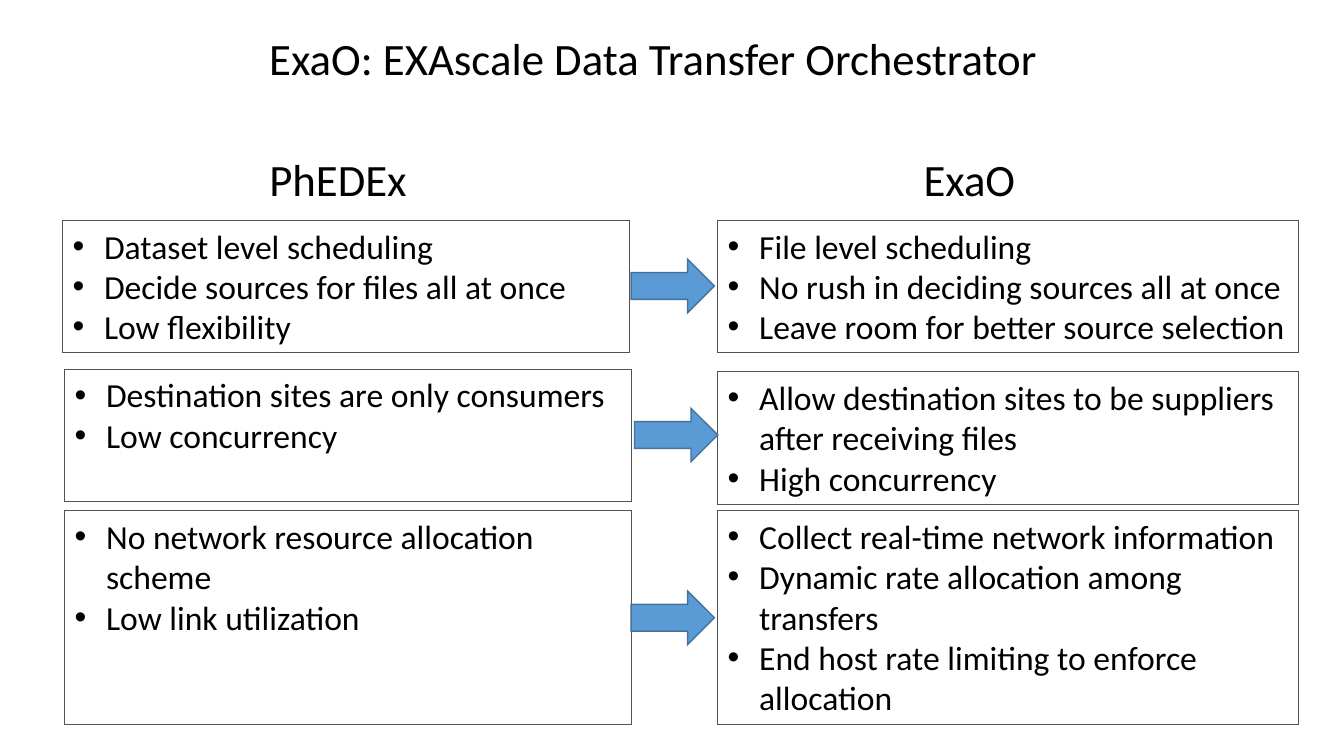
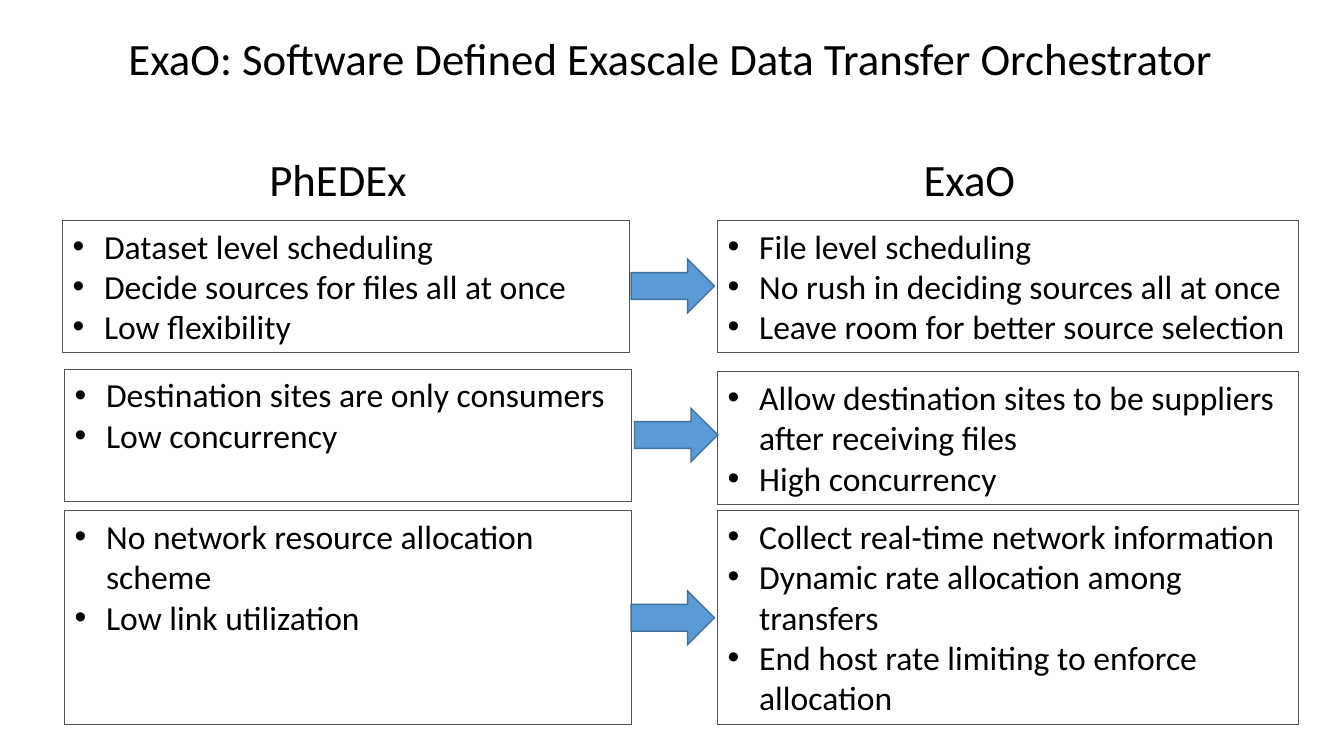
Before and after one commit to snlab/sc16, a slide deck: slide 3 of slides/cms-demo-v0.pptx. Drawn at 1344x756 pixels with LibreOffice and Linux fonts; fonts in the diff are those of the drawing. Boxes give left, top, right and bottom in pixels: in the first picture for what was removed or moved away, otherwise in the second. Text is boxed around its words. In the diff, an @@ line names an element or a change of style, - is before the commit and + after.

```diff
--- a/slides/cms-demo-v0.pptx
+++ b/slides/cms-demo-v0.pptx
@@ text at [128,44,1212,76]: text changed @@
-ExaO: EXAscale Data Transfer Orchestrator
+ExaO: Software Defined Exascale Data Transfer Orchestrator
```
Also in this commit, not shown: 1 other slide changed, 1 slide added, 2 other files.
